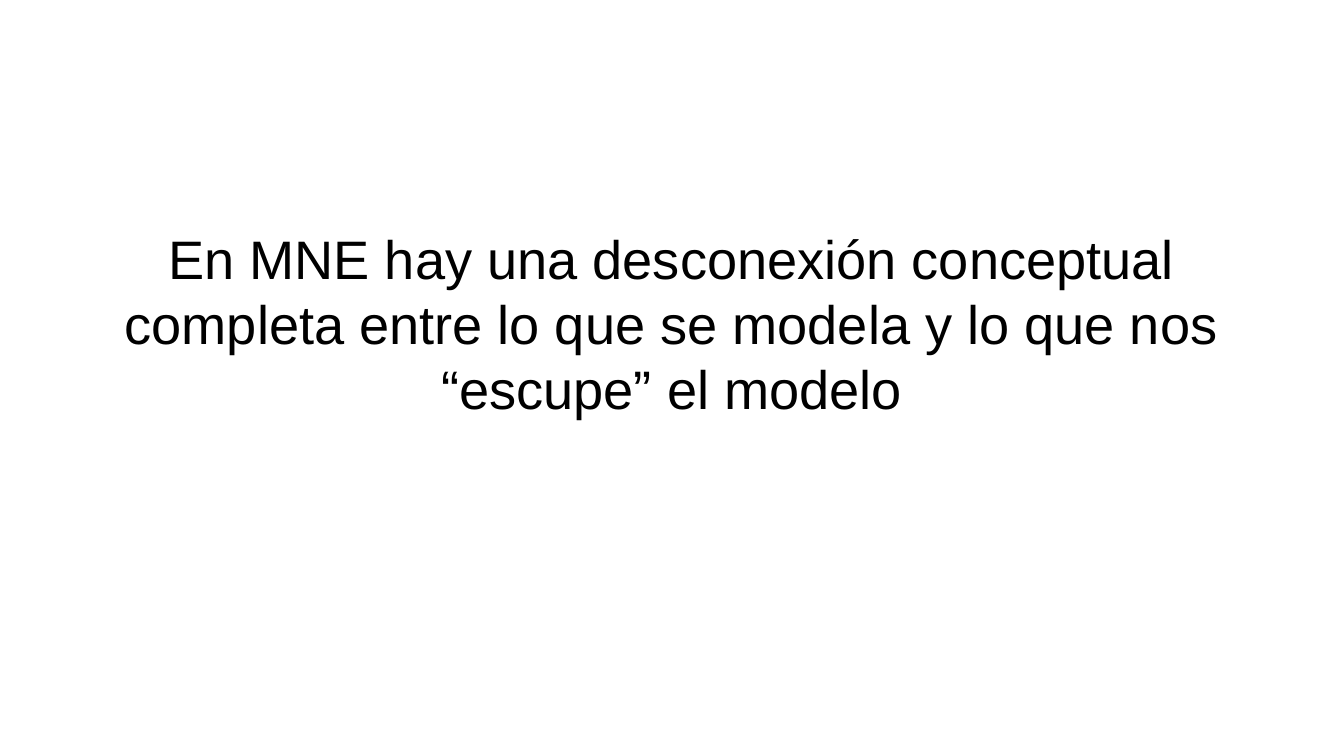
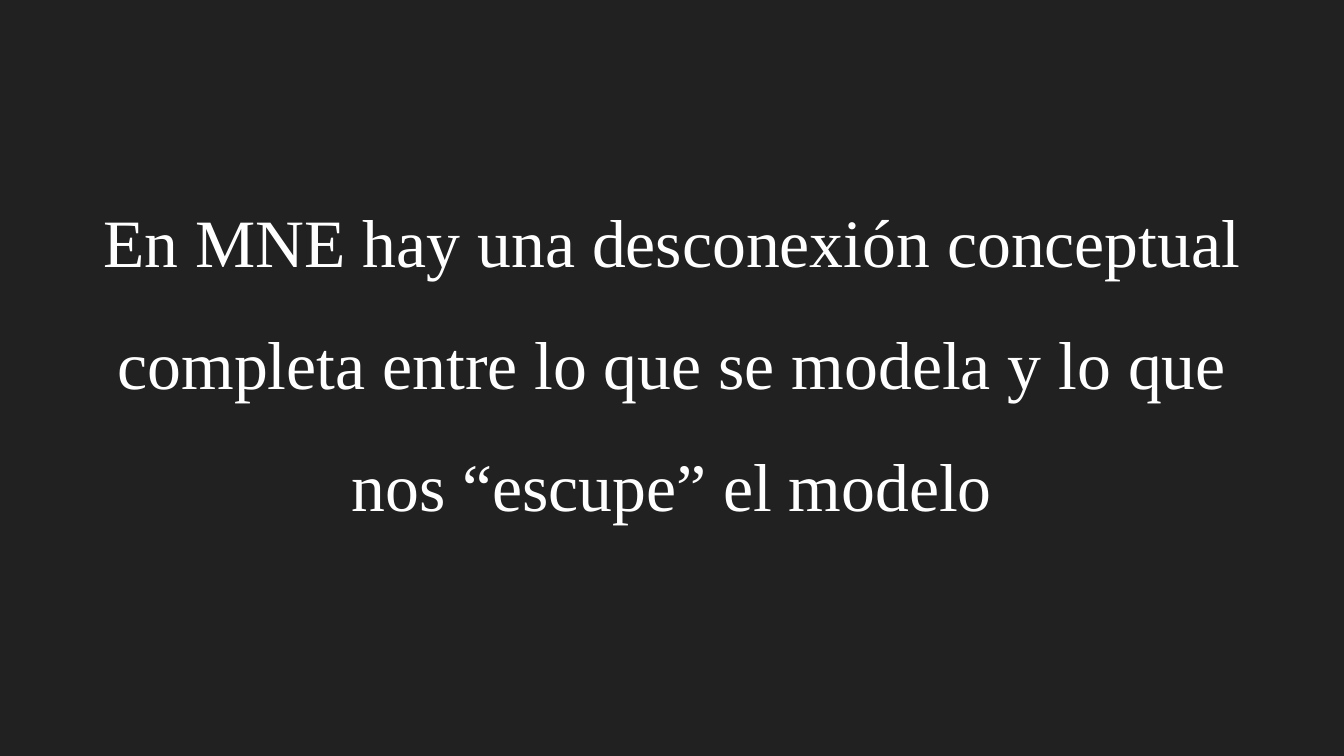
Before and after one commit to gerardommc/Ecologia-Teorica-II, a slide deck: slide 17 of Nicho/Caso-correlativo.odp (slide 16 before the commit). Drawn at 1344x756 pixels with LibreOffice and Linux fonts; fonts in the diff are those of the drawing. Boxes give left, top, right and bottom in pixels: in the first picture for what was removed or moved away, otherwise in the second. Text is boxed around its words. In the diff, an @@ line names an element or a change of style, - is before the commit and + after.

```diff
--- a/Nicho/Caso-correlativo.odp
+++ b/Nicho/Caso-correlativo.odp
@@ background #FFFFFF to #212121 @@
@@ subtitle "En MNE hay una desconexión ...": place and size @@
-subtitle "En MNE hay una desconexión ..." at bbox=[125, 239, 1217, 418]
+subtitle "En MNE hay una desconexión ..." at bbox=[104, 220, 1240, 524]
@@ subtitle "En MNE hay una desconexión ..." at bbox=[104, 220, 1240, 524]: size 32 to 40 pt, font Arial to Times New Roman, text colour #000000 to #FFFFFF; line spacing 1 to 1.5 @@
```
Also in this commit, not shown: 26 other slides changed, 5 slides added, 2 other files.
